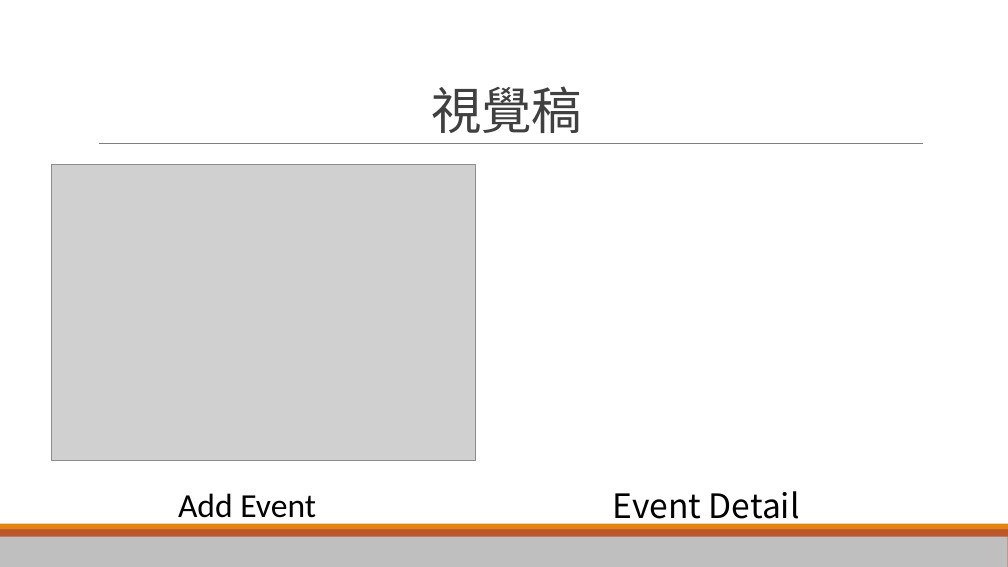
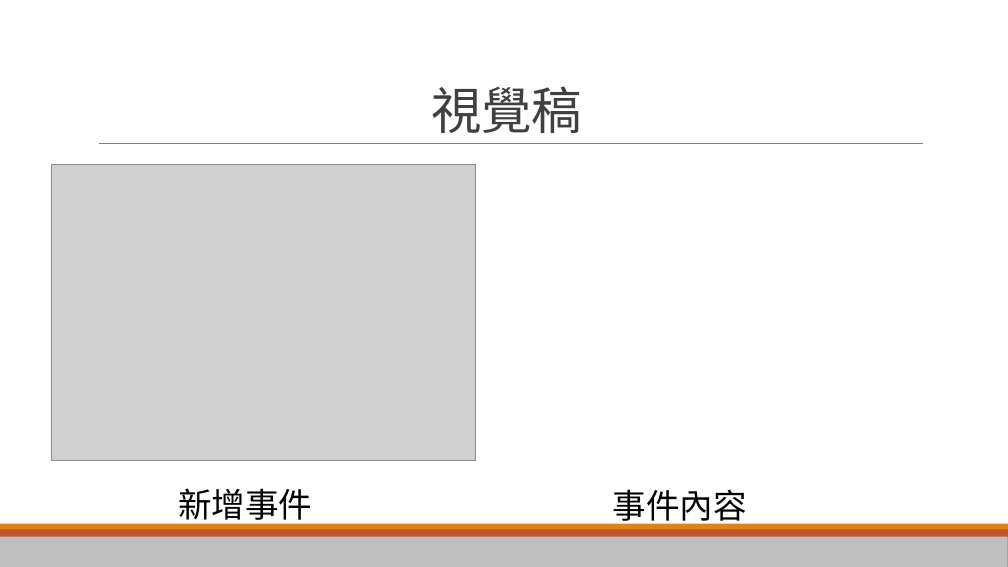
Before and after one commit to FredChen50215/midProject, a slide deck: slide 8 of iCalendar.pptx. Drawn at 1008x567 pixels with LibreOffice and Linux fonts; fonts in the diff are those of the drawing; grey boxes stand for pictures. Boxes give left, top, right and bottom in pixels: in the first picture for what was removed or moved away, otherwise in the second. Text is boxed around its words. In the diff, an @@ line names an element or a change of style, - is before the commit and + after.

Commit message:
midProject_23_1.更改detail.png 2.修改iCalendar.pptx內容

```diff
--- a/iCalendar.pptx
+++ b/iCalendar.pptx
@@ text at [178,488,312,526]: text changed; font Calibri to Noto Sans CJK SC @@
-Add Event
+新增事件
@@ text at [613,489,747,528]: text changed @@
-Event Detail
+事件內容
```
Also in this commit, not shown: 4 other slides changed, 1 slide added, 1 slide removed, 1 other file.
